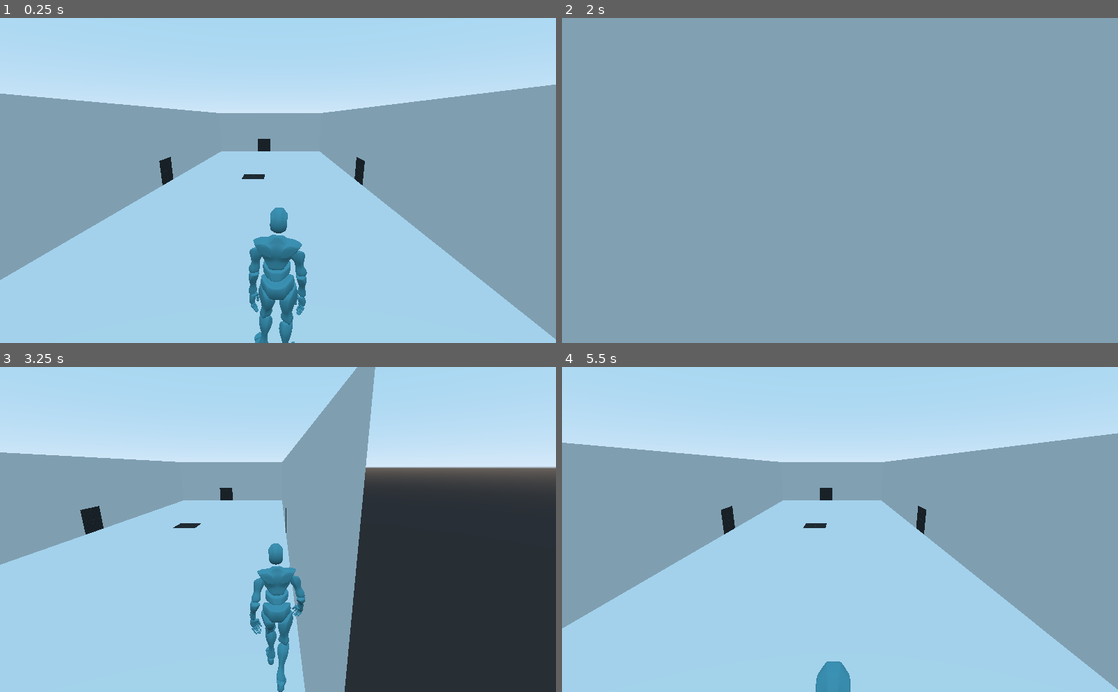
Above: before the commit, frames 1-4 (two rows, left to right).
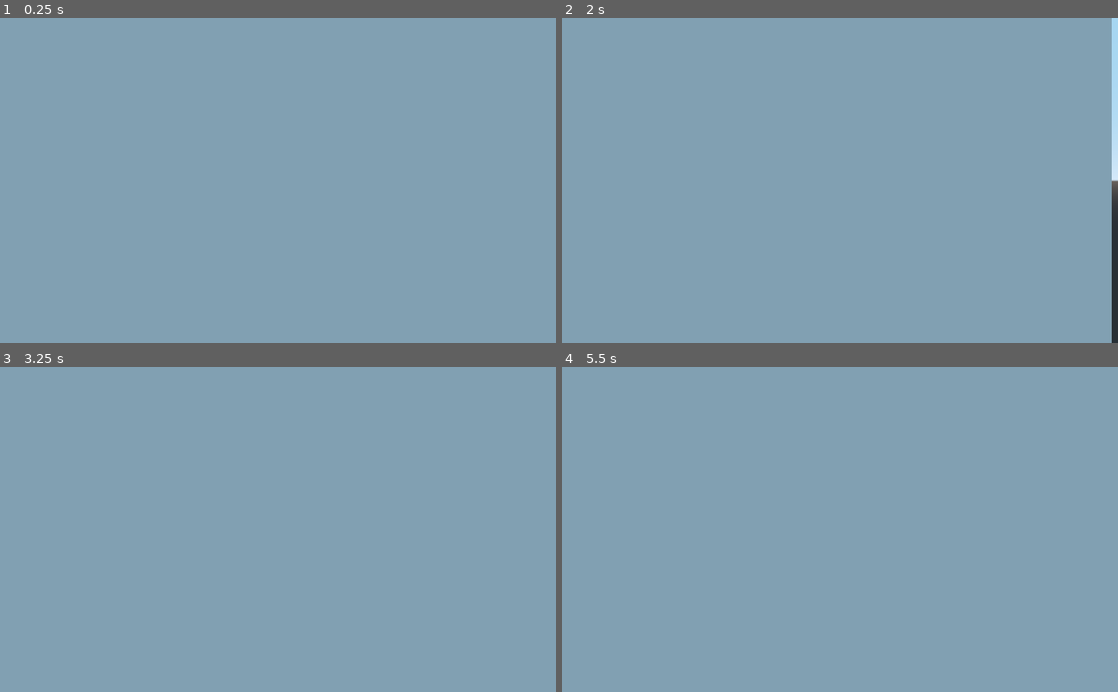
Above: after the commit, the same moments.

Repository: 2BytesGoat/godot-games
Game: Godot game, scene res://World.tscn
The game is run twice, just before and just after one commit, with the same random seed, the same clock (stepped at 60 frames per second) and the same inputs.
Inputs:
- Up to frame 1 (0.25 s): no input
- Up to frame 2 (2 s): tap Enter at 0.5 s; hold D (move_right) 0.53-1.28 s; hold Shift (move_faster) 0.53-1.28 s; hold S (move_backward) from 1.28 s (still down); tap Shift (move_faster) at 1.35 s
- Up to frame 3 (3.25 s): release S (move_backward) at 2.03 s; hold D (move_right) 2.03-2.78 s; hold Shift (move_faster) 2.03-2.78 s; tap Space at 2.75 s; hold W (move_forward) from 2.78 s (still down); tap Shift (move_faster) at 2.85 s
- Up to frame 4 (5.5 s): release W (move_forward) at 3.53 s; hold Shift (move_faster) 3.53-4.28 s; hold A (move_left) 3.53-5.03 s; tap Shift (move_faster) at 4.35 s; hold S (move_backward) from 5.03 s (still down); hold Shift (move_faster) from 5.03 s (still down)

The runs differ from the first frame. In frame 1, 65% of the frame differs, in the area x 0-100%, y 0-100%; in frame 2, 1.1%; in frame 3, 80%; in frame 4, 65%.

Commit message:
Cleaned up animation code

Diff:
--- a/OmbarusShooter/Player/AnimationTree.gd
+++ b/OmbarusShooter/Player/AnimationTree.gd
@@ -1,10 +1,26 @@
 extends AnimationTree
 
 var blend_position = Vector2.ZERO
-var input_vector = Vector3.ZERO
+
+onready var animation_playback = get("parameters/playback")
 
 func _ready():
 	pass # Replace with function body.
 
-func update_animation(animation_name, input_vector):
-	pass
+func update_animation(input_vector:Vector3, is_running:bool):
+	# move animation related code in a AnimationTree script
+	# for smooth animtions use velocity instead of input_vector
+	if input_vector != Vector3.ZERO:
+		if input_vector.z >= 0:
+			blend_position = Vector2(input_vector.x, input_vector.z)
+		else:
+			blend_position = Vector2(-input_vector.x, input_vector.z)
+		set("parameters/Walking/blend_position", blend_position)
+		set("parameters/Running/blend_position", blend_position)
+
+		if is_running and input_vector.z > 0:
+			animation_playback.travel('Running')
+		else:
+			animation_playback.travel('Walking')
+	else:
+		animation_playback.travel('Idle')
--- a/OmbarusShooter/Player/Player.gd
+++ b/OmbarusShooter/Player/Player.gd
@@ -1,7 +1,7 @@
 extends KinematicBody
 
 export var MAX_WALK_SPEED = 2
-export var MAX_RUN_SPEED = 4.5
+export var MAX_RUN_SPEED = 5
 export var ACCELERATION = 30
 export var FRICTION = 500
 
@@ -13,6 +13,8 @@
 var input_vector = Vector3.ZERO
 var animation_transitionx = 20
 
+var is_running = false
+var target_speed = Vector3.ZERO
 var blend_position = Vector2.ZERO
 
 func _ready():
@@ -21,9 +23,7 @@
 func _physics_process(delta):
 	#var root_motion: Transform = animation_tree.get_root_motion_transform()
 	#var v = root_motion.origin / delta
-	#print(v)
 	move_state(delta)
-
 
 func move_state(delta):
 	input_vector.x = Input.get_action_strength("move_left") - \
@@ -32,30 +32,17 @@
 				Input.get_action_strength("move_backward")
 	input_vector = input_vector.normalized()
 
-	var is_running = Input.is_action_pressed("move_faster")
+	is_running = Input.is_action_pressed("move_faster")
 
 	if input_vector != Vector3.ZERO:
-		if is_running and input_vector.z > 0:
-			velocity = velocity.move_toward(input_vector * MAX_RUN_SPEED,
-						ACCELERATION * delta)
-			animation_playback.travel('Running')
-		else:
-			velocity = velocity.move_toward(input_vector * MAX_WALK_SPEED,
-							ACCELERATION * delta)
-			# move animation related code in a AnimationTree script
-			# for smooth animtions use velocity instead of input_vector
-			if input_vector.z >= 0:
-				blend_position = Vector2(input_vector.x, input_vector.z)
-			else:
-				blend_position = Vector2(-input_vector.x, input_vector.z)
+		target_speed = input_vector * MAX_RUN_SPEED if is_running else \
+				input_vector * MAX_WALK_SPEED
 
-			animation_tree.set("parameters/Walking/blend_position", blend_position)
-			animation_playback.travel('Walking')
-
+		velocity = velocity.move_toward(target_speed, ACCELERATION * delta)
 	else:
 		velocity = velocity.move_toward(Vector3.ZERO, FRICTION * delta)
-		animation_playback.travel('Idle')
+
+	animation_tree.update_animation(input_vector, is_running)
 
 	velocity.y = 0 if is_on_floor() else velocity.y - 9.8
-
 	move_and_slide(velocity, Vector3.UP)
--- a/OmbarusShooter/Player/Player.tscn
+++ b/OmbarusShooter/Player/Player.tscn
@@ -7,63 +7,73 @@
 [sub_resource type="AnimationNodeAnimation" id=1]
 animation = "Idle-loop"
 
-[sub_resource type="AnimationNodeAnimation" id=12]
+[sub_resource type="AnimationNodeAnimation" id=17]
 animation = "Running-loop"
 
-[sub_resource type="AnimationNodeAnimation" id=2]
+[sub_resource type="AnimationNodeAnimation" id=18]
+animation = "Left Strafe Walking-loop"
+
+[sub_resource type="AnimationNodeAnimation" id=19]
+animation = "Right Strafe Walking-loop"
+
+[sub_resource type="AnimationNodeBlendSpace2D" id=20]
+blend_point_0/node = SubResource( 17 )
+blend_point_0/pos = Vector2( 0, 1 )
+blend_point_1/node = SubResource( 18 )
+blend_point_1/pos = Vector2( 1, 0 )
+blend_point_2/node = SubResource( 19 )
+blend_point_2/pos = Vector2( -1, 0 )
+
+[sub_resource type="AnimationNodeAnimation" id=3]
 animation = "Walking-loop"
 
-[sub_resource type="AnimationNodeAnimation" id=3]
+[sub_resource type="AnimationNodeAnimation" id=4]
 animation = "Walking Backwards-loop"
 
-[sub_resource type="AnimationNodeAnimation" id=4]
+[sub_resource type="AnimationNodeAnimation" id=5]
 animation = "Left Strafe Walking-loop"
 
-[sub_resource type="AnimationNodeAnimation" id=5]
+[sub_resource type="AnimationNodeAnimation" id=6]
 animation = "Right Strafe Walking-loop"
 
-[sub_resource type="AnimationNodeBlendSpace2D" id=6]
-blend_point_0/node = SubResource( 2 )
+[sub_resource type="AnimationNodeBlendSpace2D" id=7]
+blend_point_0/node = SubResource( 3 )
 blend_point_0/pos = Vector2( 0, 1 )
-blend_point_1/node = SubResource( 3 )
+blend_point_1/node = SubResource( 4 )
 blend_point_1/pos = Vector2( 0, -1 )
-blend_point_2/node = SubResource( 4 )
+blend_point_2/node = SubResource( 5 )
 blend_point_2/pos = Vector2( 1, 0 )
-blend_point_3/node = SubResource( 5 )
+blend_point_3/node = SubResource( 6 )
 blend_point_3/pos = Vector2( -1, 0 )
-
-[sub_resource type="AnimationNodeStateMachineTransition" id=7]
-xfade_time = 0.2
 
 [sub_resource type="AnimationNodeStateMachineTransition" id=8]
 xfade_time = 0.2
 
-[sub_resource type="AnimationNodeStateMachineTransition" id=13]
+[sub_resource type="AnimationNodeStateMachineTransition" id=9]
 xfade_time = 0.2
 
-[sub_resource type="AnimationNodeStateMachineTransition" id=14]
-xfade_time = 0.2
+[sub_resource type="AnimationNodeStateMachineTransition" id=21]
 
-[sub_resource type="AnimationNodeStateMachineTransition" id=15]
-xfade_time = 0.2
+[sub_resource type="AnimationNodeStateMachineTransition" id=22]
 
-[sub_resource type="AnimationNodeStateMachineTransition" id=16]
-xfade_time = 0.2
+[sub_resource type="AnimationNodeStateMachineTransition" id=23]
 
-[sub_resource type="AnimationNodeStateMachine" id=9]
+[sub_resource type="AnimationNodeStateMachineTransition" id=24]
+
+[sub_resource type="AnimationNodeStateMachine" id=14]
 states/Idle/node = SubResource( 1 )
 states/Idle/position = Vector2( 527, 48 )
-states/Running/node = SubResource( 12 )
-states/Running/position = Vector2( 664, 142 )
-states/Walking/node = SubResource( 6 )
+states/Running/node = SubResource( 20 )
+states/Running/position = Vector2( 635, 142 )
+states/Walking/node = SubResource( 7 )
 states/Walking/position = Vector2( 411, 142 )
-transitions = [ "Idle", "Walking", SubResource( 7 ), "Walking", "Idle", SubResource( 8 ), "Idle", "Running", SubResource( 13 ), "Running", "Idle", SubResource( 14 ), "Running", "Walking", SubResource( 15 ), "Walking", "Running", SubResource( 16 ) ]
+transitions = [ "Idle", "Walking", SubResource( 8 ), "Walking", "Idle", SubResource( 9 ), "Walking", "Running", SubResource( 21 ), "Running", "Walking", SubResource( 22 ), "Idle", "Running", SubResource( 23 ), "Running", "Idle", SubResource( 24 ) ]
 start_node = "Idle"
 graph_offset = Vector2( -66, -9 )
 
-[sub_resource type="AnimationNodeStateMachinePlayback" id=10]
+[sub_resource type="AnimationNodeStateMachinePlayback" id=15]
 
-[sub_resource type="CapsuleShape" id=11]
+[sub_resource type="CapsuleShape" id=16]
 radius = 0.3
 height = 1.2
 
@@ -74,22 +84,23 @@
 [node name="ybot" parent="." instance=ExtResource( 1 )]
 
 [node name="AnimationTree" type="AnimationTree" parent="."]
-tree_root = SubResource( 9 )
+tree_root = SubResource( 14 )
 anim_player = NodePath("../ybot/AnimationPlayer")
 active = true
 root_motion_track = NodePath("Armature/Skeleton:root_motion")
-parameters/playback = SubResource( 10 )
+parameters/playback = SubResource( 15 )
+parameters/Running/blend_position = Vector2( -0.00077337, 0.0258621 )
 parameters/Walking/blend_position = Vector2( 0, 0 )
 script = ExtResource( 3 )
 
 [node name="CollisionShape" type="CollisionShape" parent="."]
 transform = Transform( 1, 0, 0, 0, -1.62921e-07, -1, 0, 1, -1.62921e-07, 0, 0.9, 0 )
-shape = SubResource( 11 )
+shape = SubResource( 16 )
 
-[node name="HeadNode" type="Spatial" parent="."]
-transform = Transform( -1, 0, -3.25841e-07, 0, 1, 0, 3.25841e-07, 0, -1, 0, 1.6, 0 )
+[node name="PlayerRotPivot" type="Spatial" parent="."]
+transform = Transform( -1, 0, -3.25841e-07, 0, 1, 0, 3.25841e-07, 0, -1, 0, 0.9, 0 )
 
-[node name="Camera" type="Camera" parent="HeadNode"]
-transform = Transform( 1, 0, 0, 0, 0.965926, 0.258819, 0, -0.258819, 0.965926, 0, 1, 2 )
+[node name="Camera" type="Camera" parent="PlayerRotPivot"]
+transform = Transform( 1, 0, 0, 0, 1, 0, 0, 0, 1, 0.25, 1, 2.2 )
 
 [editable path="ybot"]
Not shown: 1 places in OmbarusShooter/Player/Player.tscn that only renumber resources
